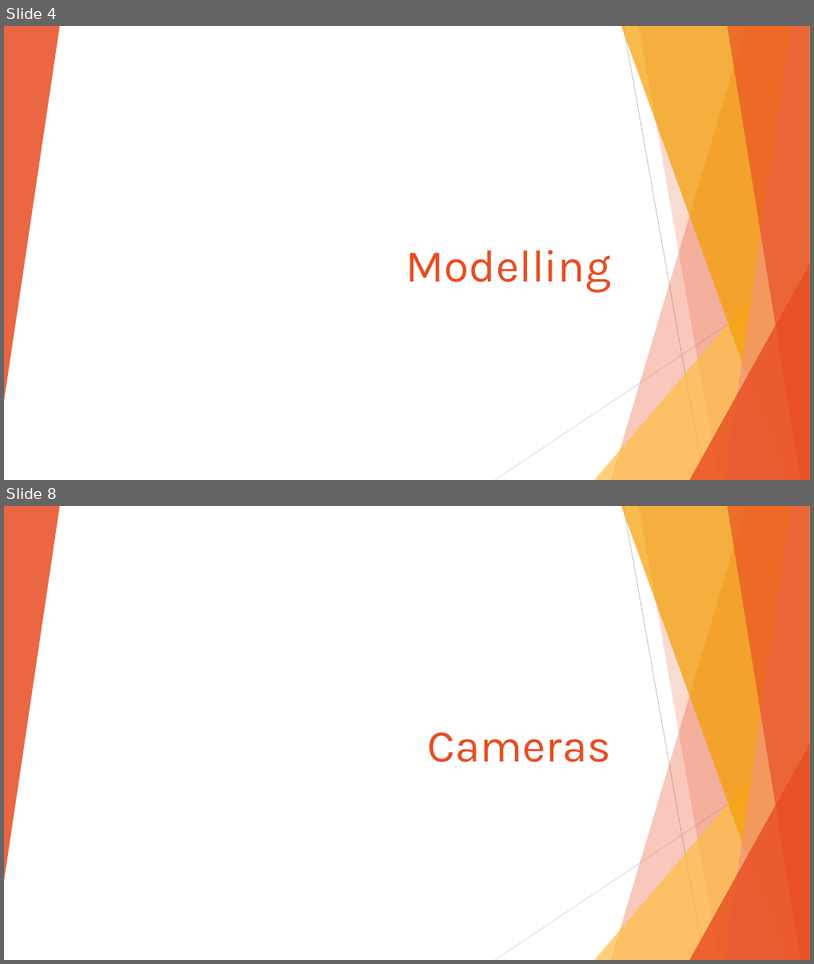
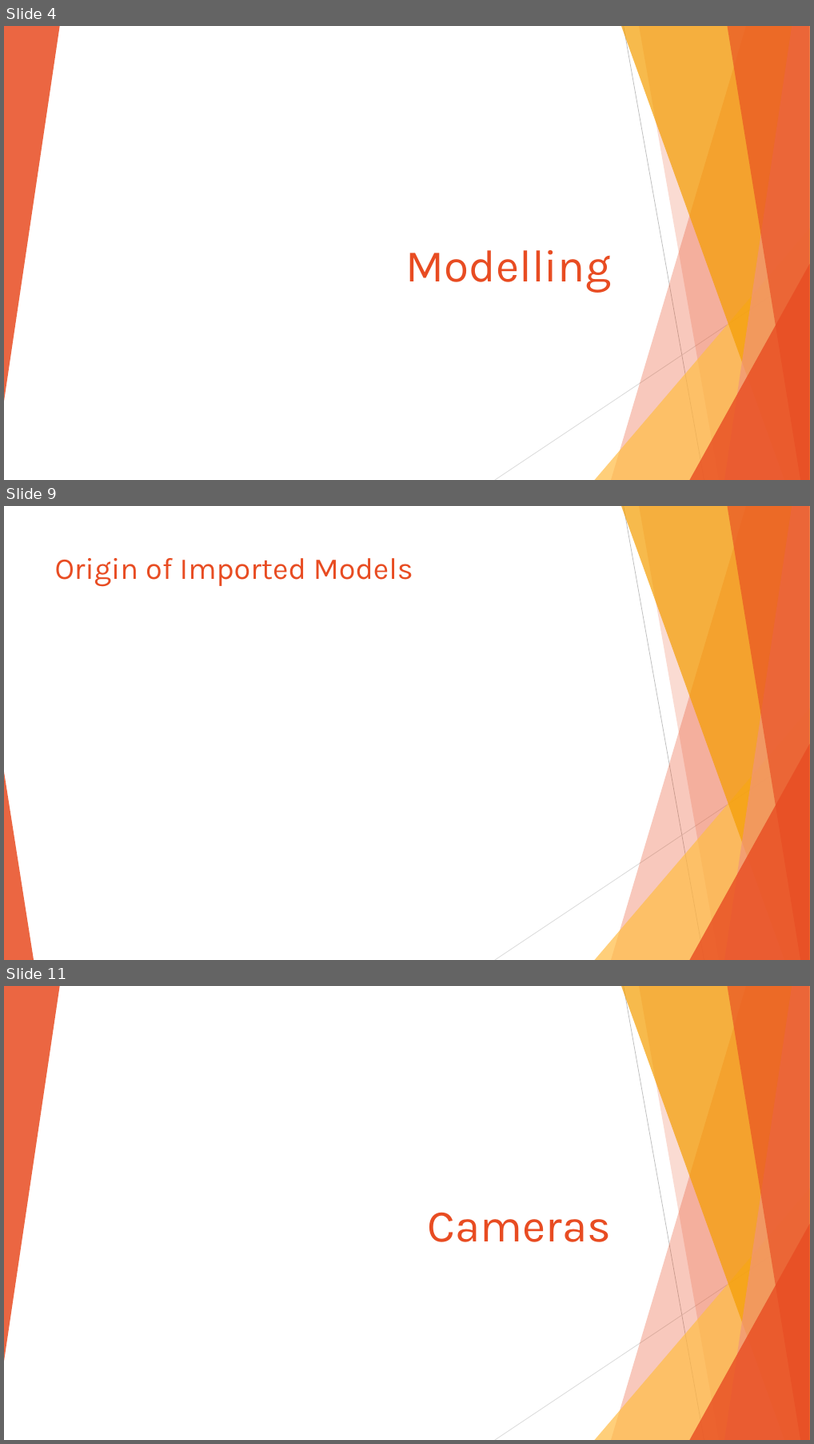
Before and after one commit to julio177/pokemon-center-3d, a slide deck: Blender Project Team Rocket.pptx. Shown one above the other, each under a label of ours: slides 4 and 8 before the commit, slides 4, 9 and 11 after it; the slides between them are not shown. The pictures are 814x964 and 814x1444 pixels, drawn with LibreOffice and Linux fonts; fonts in the diff are those of the drawing. Boxes give left, top, right and bottom in pixels: in the first picture for what was removed or moved away, otherwise in the second. Text is boxed around its words. In the diff, an @@ line names an element or a change of style, - is before the commit and + after.

```diff
--- a/Blender Project Team Rocket.pptx
+++ b/Blender Project Team Rocket.pptx
@@ slide 9 added at <box>4,506,810,960</box>, background #FFFFFF; not listed: 9 template elements that a slide beside it also shows @@
@@ title added at <box>55,558,414,587</box>, 36 pt, text #E84C22 @@
+Origin of Imported Models
@@ triangle added at <box>4,772,34,960</box>, fill #E84C22 at 85% opacity @@
@@ what was slide 8 is now slide 11 @@
```
Also in this commit, not shown: 10 slides changed, 3 other slides added, 2 other files.
